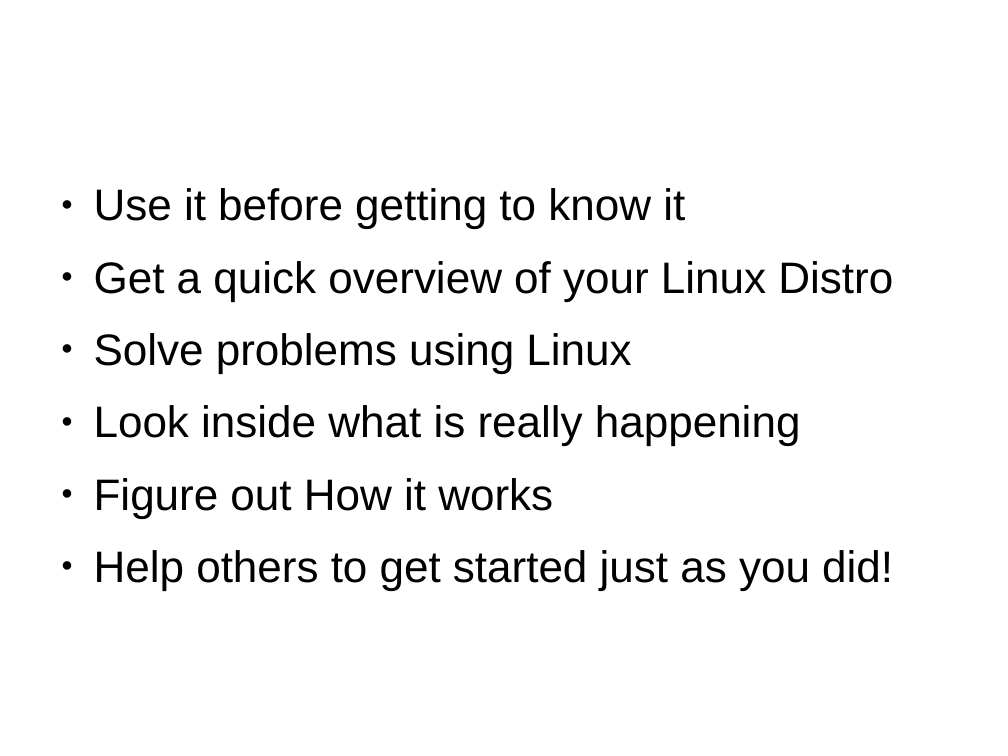
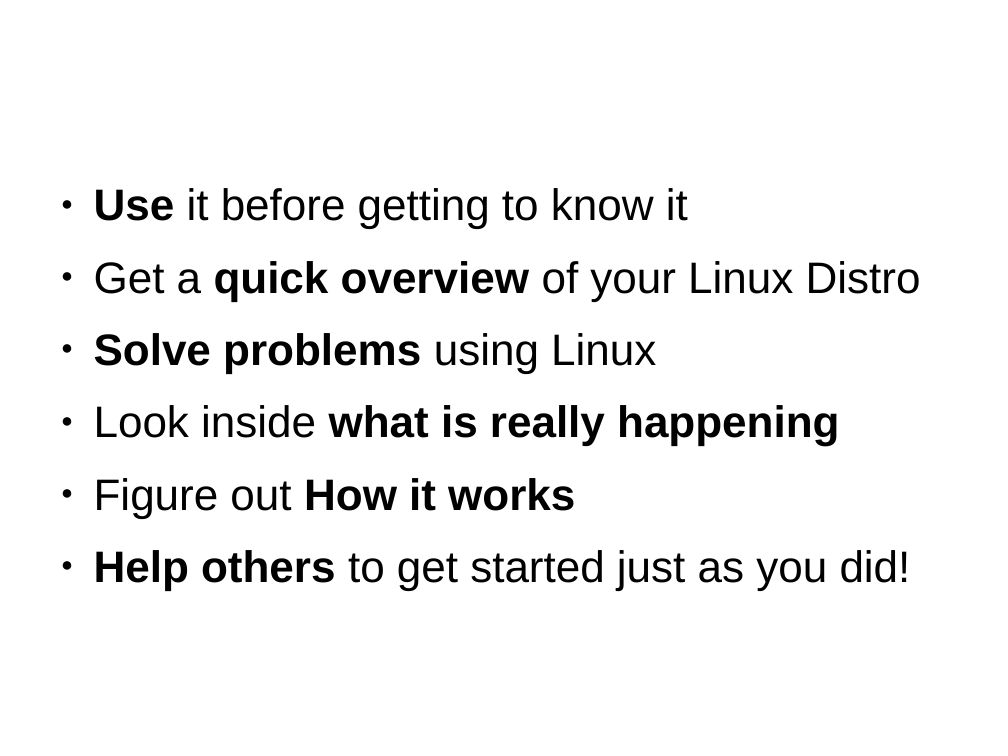
Before and after one commit to hustcalm/linux-getting-started, a slide deck: slide 8 of linux-getting-started-@hustcalm.odp (slide 9 before the commit). Drawn at 1008x756 pixels with LibreOffice and Linux fonts; fonts in the diff are those of the drawing; background and template pictures are left out. Boxes give left, top, right and bottom in pixels: in the first picture for what was removed or moved away, otherwise in the second. Text is boxed around its words. In the diff, an @@ line names an element or a change of style, - is before the commit and + after.

```diff
--- a/linux-getting-started-@hustcalm.odp
+++ b/linux-getting-started-@hustcalm.odp
@@ text "Use it before getting to ..." at (x1=94, y1=188, x2=921, y2=591): bold on in "Use", "quick overview", "Solve problems", "what is really happening" and 2 more places @@
```
Also in this commit, not shown: 8 other slides changed, 4 slides added, 5 slides removed, 2 other files.
